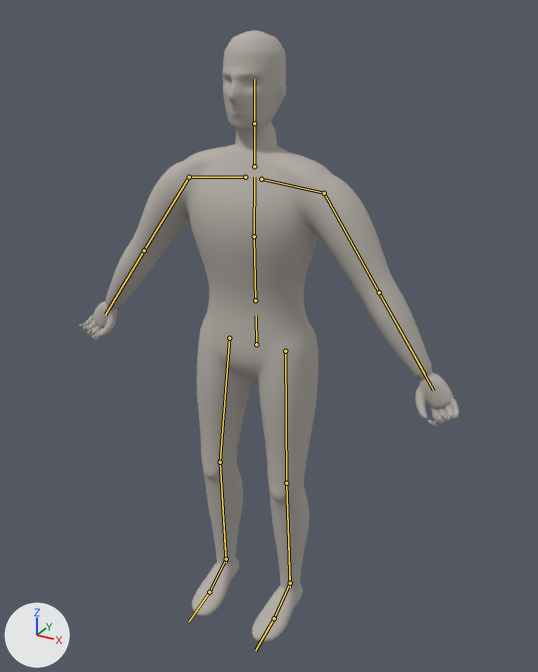
Renders of the glTF model packages/soldier-assets/assets/candidates/human-anatomy/human/source/tier-1.glb from each side of a commit.
One viewpoint serves both versions: a 50 mm lens placed at (0.993, -1.721, 1.843), pointed at (0.056, -0.018, 0.991). Arrows for +X, +Y and +Z are at lower left; the lights stay in place. The picture after the commit comes second. The bones that change, and the others that lie on the model, are drawn over the model as lines.

Names of what the first picture shows: 'HumanAnatomy-Deform'.
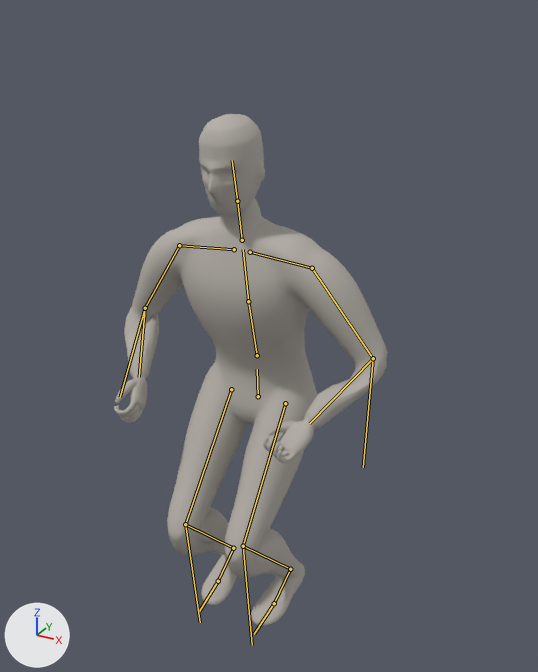
The newer file adds an action. The first version stands in its rest pose; the second is drawn at frame 24 of the action 'bend-pronation'.

Changed parts and their boxes [x1, y1, x2, y2] in the pictures (538 x 672 px):
'HumanAnatomy-Deform', posed (28% narrower, 16% shorter)
    before: [79, 30, 459, 642]
    after: [114, 114, 388, 626]
bone 'pelvis', root to tip
    before: (256, 344) to (256, 315)
    after: (258, 396) to (257, 369)
bone 'spine', root to tip
    before: (255, 300) to (254, 236)
    after: (257, 355) to (248, 301)
bone 'elbow-volume.L', root to tip
    before: (379, 292) to (433, 390)
    after: (373, 358) to (363, 467)
bone 'forearm.L', root to tip
    before: (379, 292) to (425, 374)
    after: (373, 358) to (309, 423)
bone 'elbow-volume.R', root to tip
    before: (144, 250) to (105, 314)
    after: (145, 308) to (120, 397)
bone 'forearm.R', root to tip
    before: (144, 250) to (111, 304)
    after: (145, 308) to (139, 377)
bone 'thigh.L', root to tip
    before: (285, 351) to (286, 483)
    after: (285, 403) to (243, 546)
bone 'knee-volume.L', root to tip
    before: (286, 483) to (290, 587)
    after: (243, 546) to (252, 645)
bone 'shin.L', root to tip
    before: (286, 483) to (290, 583)
    after: (243, 546) to (290, 569)
bone 'foot.L', root to tip
    before: (290, 583) to (274, 618)
    after: (290, 569) to (274, 603)
bone 'thigh.R', root to tip
    before: (229, 338) to (220, 462)
    after: (231, 389) to (185, 524)
bone 'knee-volume.R', root to tip
    before: (220, 462) to (226, 562)
    after: (185, 524) to (200, 622)
bone 'shin.R', root to tip
    before: (220, 462) to (226, 559)
    after: (185, 524) to (233, 548)
bone 'foot.R', root to tip
    before: (226, 559) to (209, 592)
    after: (233, 548) to (218, 581)

Diff of the bpy script that builds the scene:
```diff
--- a/packages/soldier-assets/assets/candidates/human-anatomy/human/source/tier-1.glb.py
+++ b/packages/soldier-assets/assets/candidates/human-anatomy/human/source/tier-1.glb.py
@@ bone_pelvis @@
 bone_pelvis = bpy.data.objects['HumanAnatomy-Rig'].pose.bones['pelvis']
-bone_pelvis.location = (0.0, 0.0, 0.0)
+bone_pelvis.location = (0.0, -0.175, 0.0)
@@ bone_spine @@
 bone_spine = bpy.data.objects['HumanAnatomy-Rig'].pose.bones['spine']  # child of 'pelvis'
-bone_spine.rotation_quaternion = (1.0, 0.0, 0.0, 0.0)  # degrees (0, 0, 0)
+bone_spine.rotation_quaternion = (0.995, 0.1, 0.0, 0.0)  # degrees (11, 0, 0)
@@ bone_elbow_volume_l @@
 bone_elbow_volume_l = bpy.data.objects['HumanAnatomy-Rig'].pose.bones['elbow-volume.L']  # child of 'upper-arm.L'
-bone_elbow_volume_l.rotation_quaternion = (1.0, 0.0, 0.0, 0.0)  # degrees (0, 0, 0)
+bone_elbow_volume_l.rotation_quaternion = (0.935, -0.355, 0.0, 0.0)  # degrees (-42, 0, 0)
@@ bone_forearm_l @@
 bone_forearm_l = bpy.data.objects['HumanAnatomy-Rig'].pose.bones['forearm.L']  # child of 'upper-arm.L'
-bone_forearm_l.rotation_quaternion = (1.0, 0.0, 0.0, 0.0)  # degrees (0, 0, 0)
+bone_forearm_l.rotation_quaternion = (0.748, -0.663, 0.0, 0.0)  # degrees (-83, 0, 0)
@@ bone_elbow_volume_r @@
 bone_elbow_volume_r = bpy.data.objects['HumanAnatomy-Rig'].pose.bones['elbow-volume.R']  # child of 'upper-arm.R'
-bone_elbow_volume_r.rotation_quaternion = (1.0, 0.0, 0.0, 0.0)  # degrees (0, 0, 0)
+bone_elbow_volume_r.rotation_quaternion = (0.864, -0.328, 0.358, -0.136)  # degrees (-51, 32, -34)
@@ bone_forearm_r @@
 bone_forearm_r = bpy.data.objects['HumanAnatomy-Rig'].pose.bones['forearm.R']  # child of 'upper-arm.R'
-bone_forearm_r.rotation_quaternion = (1.0, 0.0, 0.0, 0.0)  # degrees (0, 0, 0)
+bone_forearm_r.rotation_quaternion = (0.529, -0.469, 0.529, -0.469)  # degrees (-90, 7, -90)
@@ bone_thigh_l @@
 bone_thigh_l = bpy.data.objects['HumanAnatomy-Rig'].pose.bones['thigh.L']  # child of 'pelvis'
-bone_thigh_l.rotation_quaternion = (1.0, 0.0, 0.0, 0.0)  # degrees (0, 0, 0)
+bone_thigh_l.rotation_quaternion = (0.955, -0.296, 0.0, 0.0)  # degrees (-34, 0, 0)
@@ bone_knee_volume_l @@
 bone_knee_volume_l = bpy.data.objects['HumanAnatomy-Rig'].pose.bones['knee-volume.L']  # child of 'thigh.L'
-bone_knee_volume_l.rotation_quaternion = (1.0, 0.0, 0.0, 0.0)  # degrees (0, 0, 0)
+bone_knee_volume_l.rotation_quaternion = (0.948, 0.319, 0.0, 0.0)  # degrees (37, 0, 0)
@@ bone_shin_l @@
 bone_shin_l = bpy.data.objects['HumanAnatomy-Rig'].pose.bones['shin.L']  # child of 'thigh.L'
-bone_shin_l.rotation_quaternion = (1.0, 0.0, 0.0, 0.0)  # degrees (0, 0, 0)
+bone_shin_l.rotation_quaternion = (0.796, 0.605, 0.0, 0.0)  # degrees (74, 0, 0)
@@ bone_foot_l @@
 bone_foot_l = bpy.data.objects['HumanAnatomy-Rig'].pose.bones['foot.L']  # child of 'shin.L'
-bone_foot_l.rotation_quaternion = (1.0, 0.0, 0.0, 0.0)  # degrees (0, 0, 0)
+bone_foot_l.rotation_quaternion = (0.939, -0.343, 0.0, 0.0)  # degrees (-40, 0, 0)
@@ bone_thigh_r @@
 bone_thigh_r = bpy.data.objects['HumanAnatomy-Rig'].pose.bones['thigh.R']  # child of 'pelvis'
-bone_thigh_r.rotation_quaternion = (1.0, 0.0, 0.0, 0.0)  # degrees (0, 0, 0)
+bone_thigh_r.rotation_quaternion = (0.955, -0.296, 0.0, 0.0)  # degrees (-34, 0, 0)
@@ bone_knee_volume_r @@
 bone_knee_volume_r = bpy.data.objects['HumanAnatomy-Rig'].pose.bones['knee-volume.R']  # child of 'thigh.R'
-bone_knee_volume_r.rotation_quaternion = (1.0, 0.0, 0.0, 0.0)  # degrees (0, 0, 0)
+bone_knee_volume_r.rotation_quaternion = (0.948, 0.319, 0.0, 0.0)  # degrees (37, 0, 0)
@@ bone_shin_r @@
 bone_shin_r = bpy.data.objects['HumanAnatomy-Rig'].pose.bones['shin.R']  # child of 'thigh.R'
-bone_shin_r.rotation_quaternion = (1.0, 0.0, 0.0, 0.0)  # degrees (0, 0, 0)
+bone_shin_r.rotation_quaternion = (0.796, 0.605, 0.0, 0.0)  # degrees (74, 0, 0)
@@ bone_foot_r @@
 bone_foot_r = bpy.data.objects['HumanAnatomy-Rig'].pose.bones['foot.R']  # child of 'shin.R'
-bone_foot_r.rotation_quaternion = (1.0, 0.0, 0.0, 0.0)  # degrees (0, 0, 0)
+bone_foot_r.rotation_quaternion = (0.939, -0.343, 0.0, 0.0)  # degrees (-40, 0, 0)
```
